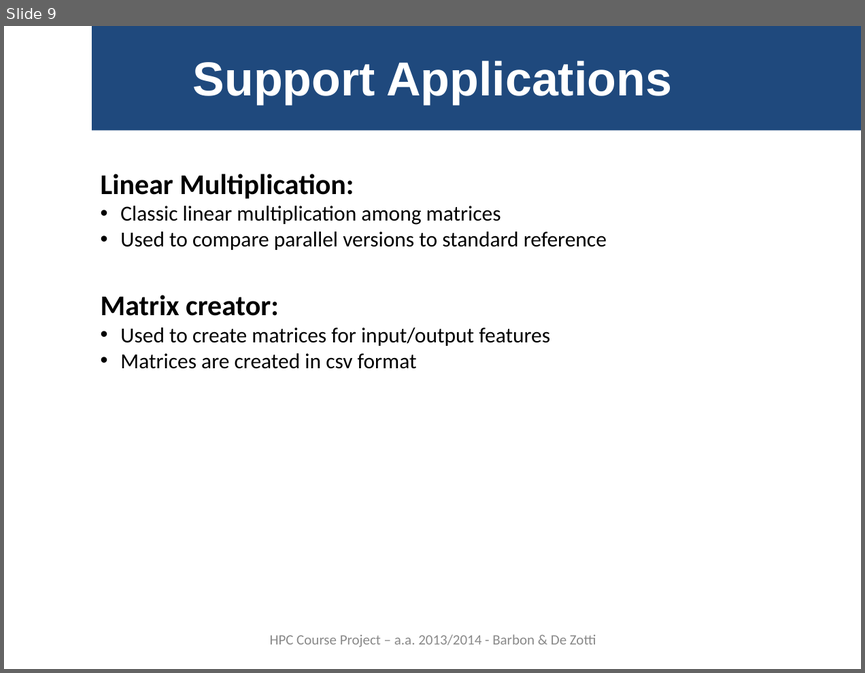
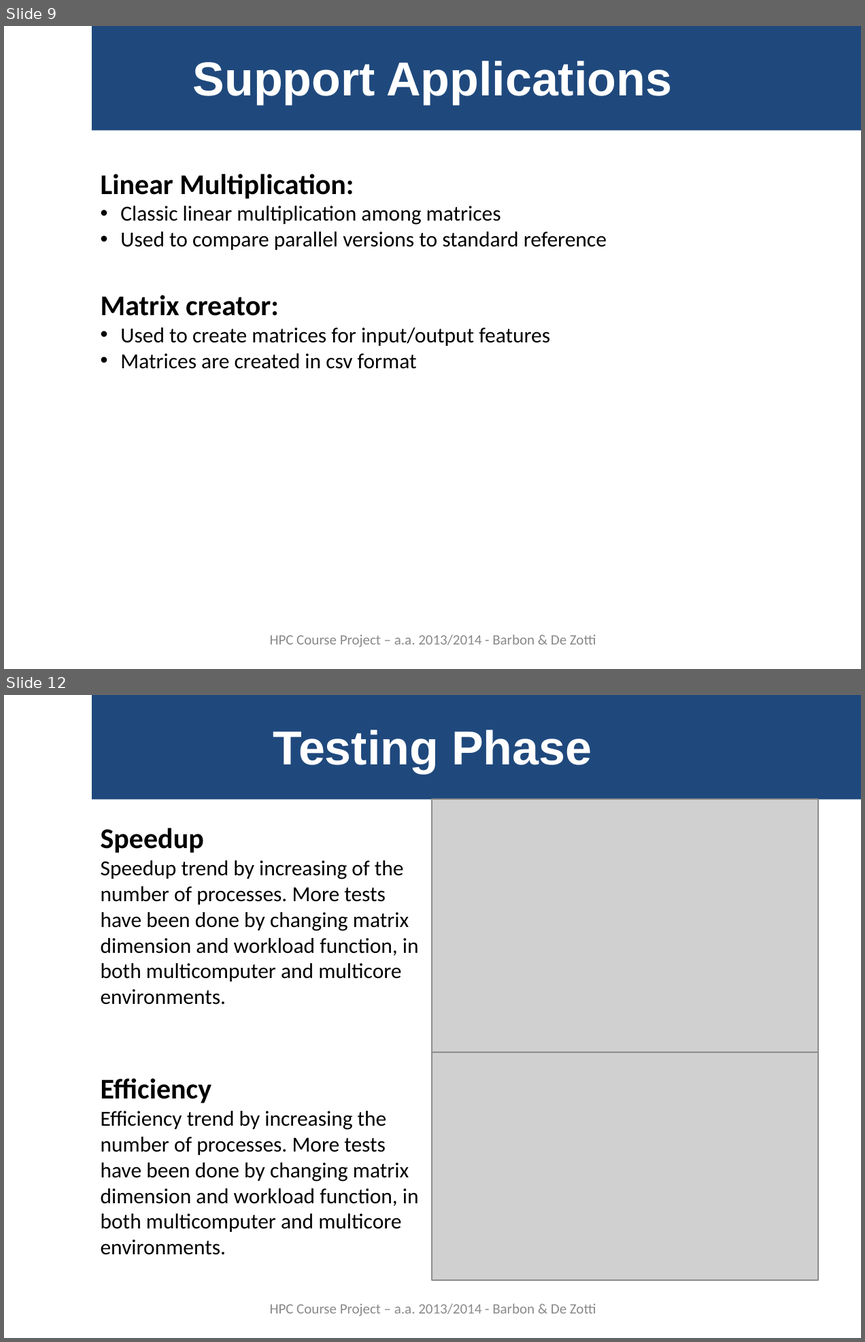
Before and after one commit to gbarbon/gbarbon_projects, a slide deck: hpc_clean/hpc_report/hpc_presentation_0.1.ppt. Shown one above the other, each under a label of ours: slide 9 before the commit, slides 9 and 12 after it; the slides between them are not shown. The pictures are 865x673 and 865x1342 pixels, drawn with LibreOffice and Linux fonts; fonts in the diff are those of the drawing; grey boxes stand for pictures. Boxes give left, top, right and bottom in pixels: in the first picture for what was removed or moved away, otherwise in the second. Text is boxed around its words. In the diff, an @@ line names an element or a change of style, - is before the commit and + after.

```diff
--- a/hpc_clean/hpc_report/hpc_presentation_0.1.ppt
+++ b/hpc_clean/hpc_report/hpc_presentation_0.1.ppt
@@ slide 12 added at bbox=[4, 695, 861, 1338], background #FFFFFF @@
@@ rectangle added at bbox=[92, 695, 861, 800], fill #1F497D @@
@@ title added at bbox=[273, 730, 592, 773], 40 pt, text #FFFFFF, bold @@
+Testing Phase
@@ picture added at bbox=[432, 798, 818, 1052] @@
@@ text added at bbox=[101, 828, 419, 1004], 18 pt, text #000000 @@
+Speedup
+Speedup trend by increasing of the number of processes. More tests have been done by changing matrix dimension and workload function, in both multicomputer and multicore environments.
@@ picture added at bbox=[432, 1052, 818, 1280] @@
@@ text added at bbox=[101, 1078, 419, 1255], 18 pt, text #000000 @@
+Efficiency
+Efficiency trend by increasing the number of processes. More tests have been done by changing matrix dimension and workload function, in both multicomputer and multicore environments.
@@ text added at bbox=[270, 1303, 596, 1316], 12 pt, text #898989 @@
+HPC Course Project – a.a. 2013/2014 - Barbon & De Zotti
```
Also in this commit, not shown: 3 slides changed, 2 other slides added.
